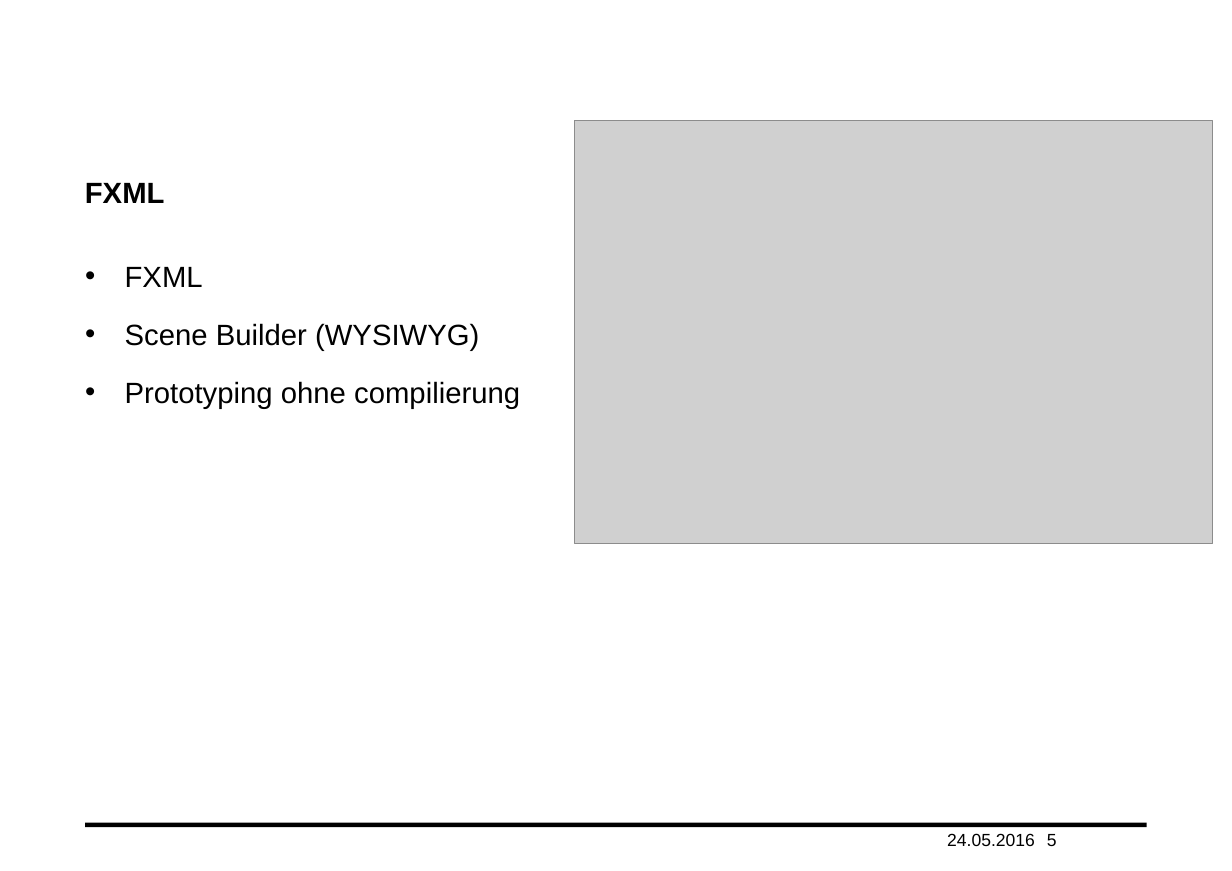
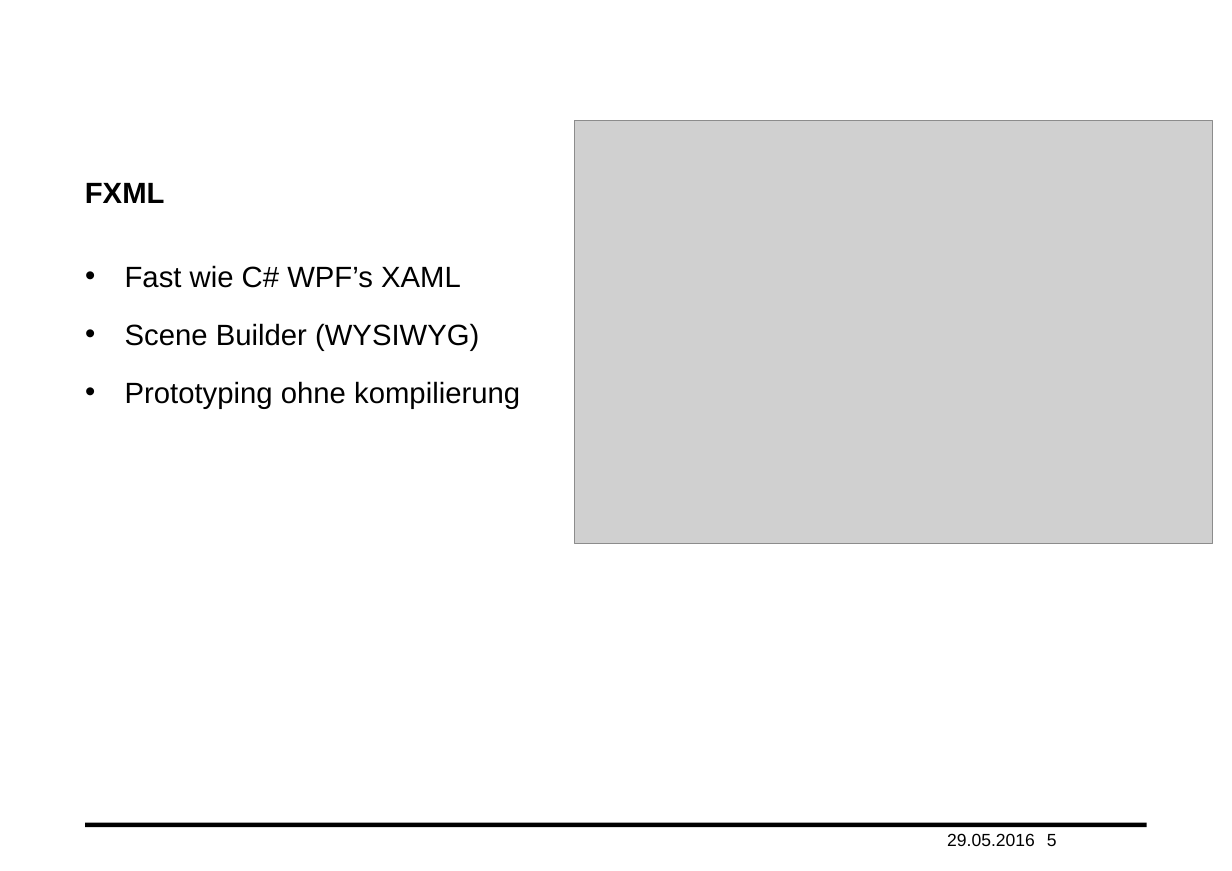
Before and after one commit to haisi/oop2Project, a slide deck: slide 5 of presentation.pptx. Drawn at 1232x871 pixels with LibreOffice and Linux fonts; fonts in the diff are those of the drawing; grey boxes stand for pictures; background and template pictures are left out. Boxes give left, top, right and bottom in pixels: in the first picture for what was removed or moved away, otherwise in the second. Text is boxed around its words. In the diff, an @@ line names an element or a change of style, - is before the commit and + after.

```diff
--- a/presentation.pptx
+++ b/presentation.pptx
@@ text at <box>125,265,461,288</box>: text changed @@
-• FXML
+• Fast wie C# WPF’s XAML
@@ text at <box>125,381,520,409</box>: text changed @@
-• Prototyping ohne compilierung
+• Prototyping ohne kompilierung
@@ text at <box>947,833,1035,846</box>: text changed @@
-24.05.2016
+29.05.2016
```
Also in this commit, not shown: 8 other slides changed, 3 slides added.
